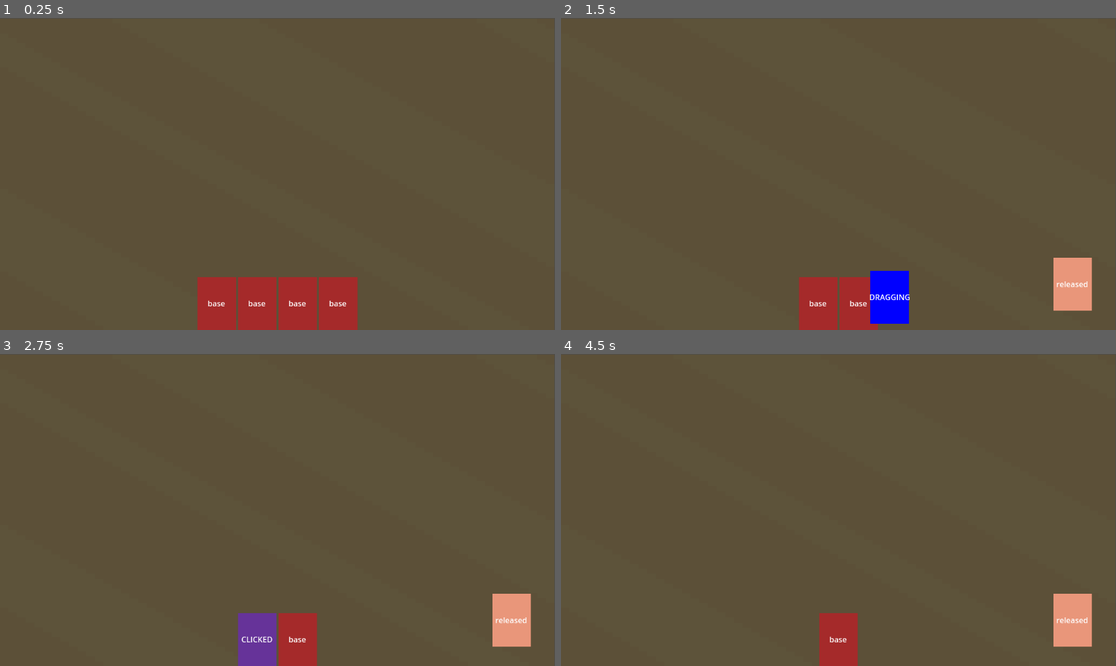
Above: before the commit, frames 1-4 (two rows, left to right).
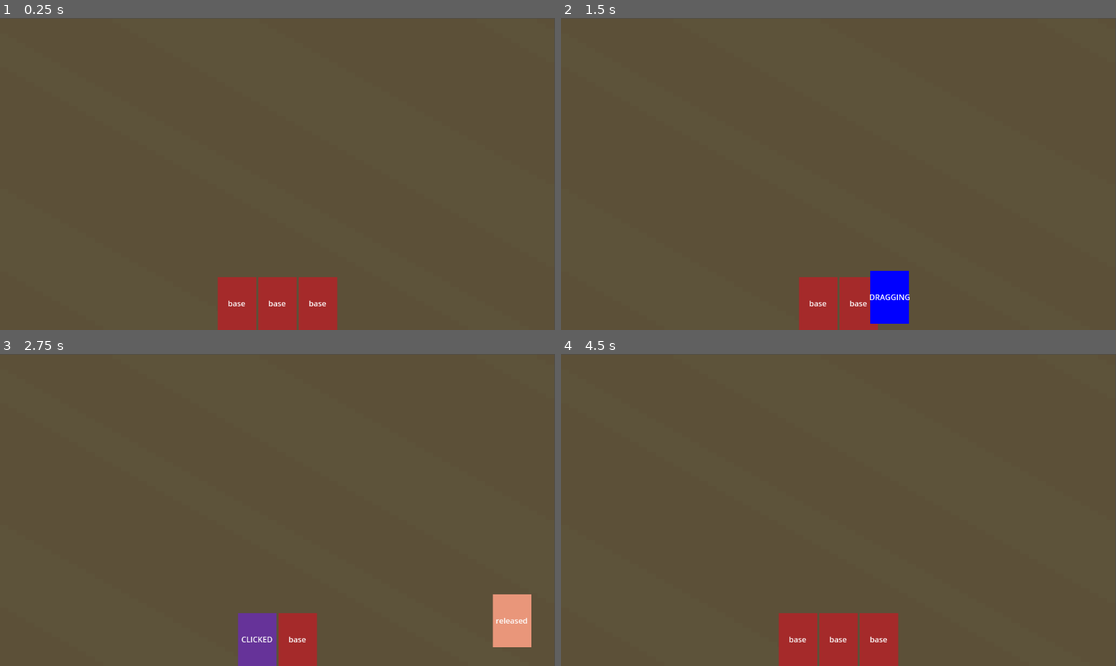
Above: after the commit, the same moments.

Repository: Piggward/KL-NK
Game: Godot game, scene res://scenes/board/board_view.tscn
Same seed, same stepped clock (60 frames per second), same inputs: the game is played once before the commit and once after it.
Inputs (mouse positions are in pixels of both pictures, inside the frame that each line leads up to):
- Up to frame 1 (0.25 s): no input
- Up to frame 2 (1.5 s): tap Enter at 0.5 s; drag from (777, 305) to (1071, 283) at 0.52 s; drag from (799, 305) to (1071, 283) at 1.27 s
- Up to frame 3 (2.75 s): move the mouse to (255, 641) at 2.02 s; hold Right mouse button (right_mouse) from 2.03 s (still down); click (255, 641) at 2.3 s
- Up to frame 4 (4.5 s): release Right mouse button (right_mouse) at 2.75 s; tap Space at 2.75 s; drag from (860, 641) to (1071, 619) at 2.77 s; drag from (1071, 619) to (838, 641) at 3.52 s; tap Enter at 4.25 s; drag from (1071, 619) to (838, 641) at 4.27 s

The runs differ from the first frame. In frame 1, 1.8% of the frame differs, in the area x 35-65%, y 83-100%; in frame 2, 1.2%; in frame 3, 0.1%; in frame 4, 3.6%, in the area x 39-96%, y 76-100%.

Commit message:
cards can be added to play area.

Diff:
--- a/scenes/board/board_view.tscn
+++ b/scenes/board/board_view.tscn
@@ -17,10 +17,12 @@
 texture = ExtResource("1_l6clk")
 metadata/_edit_lock_ = true
 
-[node name="CardPlayArea" type="Area2D" parent="."]
+[node name="CardPlayArea" type="Area2D" parent="." groups=["card_play_area"]]
+position = Vector2(1063, 554)
+collision_mask = 2
 
 [node name="CollisionShape2D" type="CollisionShape2D" parent="CardPlayArea"]
-position = Vector2(1062, 552.5)
+position = Vector2(0, 1)
 shape = SubResource("RectangleShape2D_cc87n")
 
 [node name="BoardUI" type="CanvasLayer" parent="." groups=["ui_layer"]]
@@ -39,9 +41,6 @@
 alignment = 1
 script = ExtResource("2_20mwe")
 
-[node name="CardUi" parent="BoardUI/Hand" instance=ExtResource("2_ild30")]
-layout_mode = 2
-
 [node name="CardUi2" parent="BoardUI/Hand" instance=ExtResource("2_ild30")]
 layout_mode = 2
 
--- a/scenes/card_ui/card_states/released_card_state.gd
+++ b/scenes/card_ui/card_states/released_card_state.gd
@@ -1,8 +1,25 @@
 extends CardState
 
+const DRAG_MINIMUM_THRESHOLD := 0.07
+
+var minimum_drag_time_elapsed := false
+
 func enter() -> void:
+	# change appearance
 	card_ui.color.color = Color.DARK_SALMON
 	card_ui.state.text = "released"
+
+	# set position
+	var card_area = card_ui.targets.front()
+	card_ui.global_position = card_area.global_position - card_ui.size / 2
+
+	# emit card played event
+	Events.card_played.emit(card_ui.card)
+
+	# start timer for further inputs
+	minimum_drag_time_elapsed = false
+	var threshold_timer := get_tree().create_timer(DRAG_MINIMUM_THRESHOLD, false)
+	threshold_timer.timeout.connect(func(): minimum_drag_time_elapsed = true)
 	pass
 
 func exit() -> void:
@@ -12,6 +29,8 @@
 	pass
 
 func on_gui_input(_event: InputEvent) -> void:
+	if _event.is_action_pressed(("left_mouse")) and minimum_drag_time_elapsed:
+		transition_requested.emit(self, CardState.State.BASE)
 	pass
 
 
--- a/scenes/card_ui/card_ui.gd
+++ b/scenes/card_ui/card_ui.gd
@@ -1,6 +1,7 @@
 class_name CardUI
 extends Control
 
+@export var card : Card
 signal reparent_requested(which_card_ui: CardUI)
 @onready var color = $Color
 @onready var state = $State
@@ -15,7 +16,6 @@
 func _ready():
 	card_state_machine.init(self)
 	pass # Replace with function body.
-
 
 # Called every frame. 'delta' is the elapsed time since the previous frame.
 func _process(delta):
